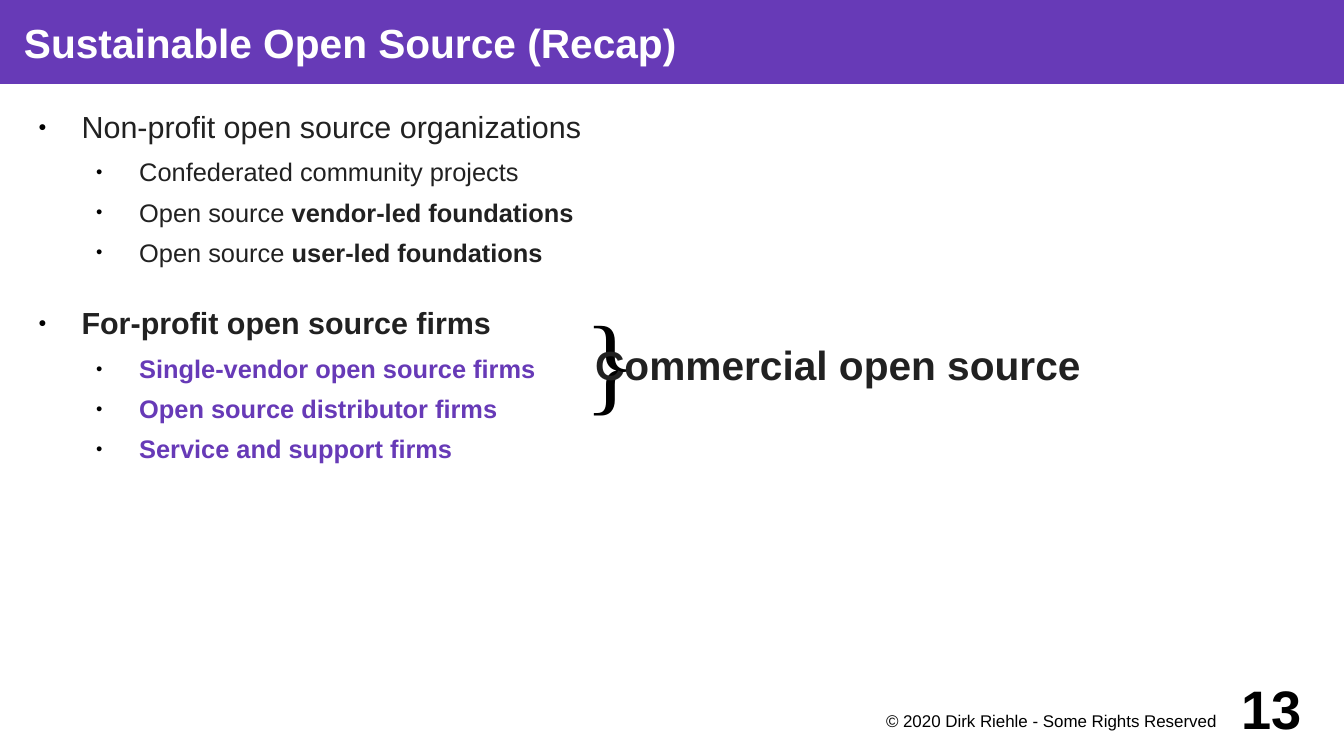
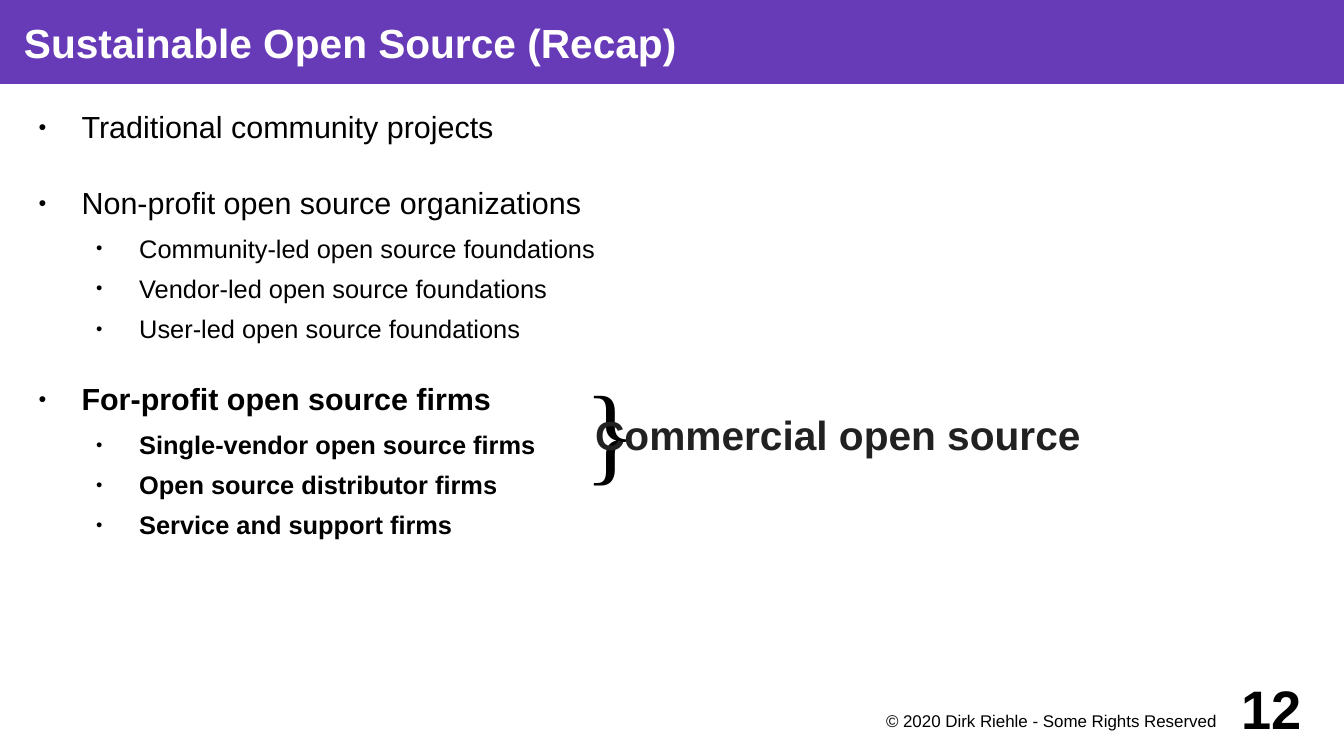
Before and after one commit to dirkriehle/coss-course, a slide deck: slide 12 of Lecture slides/COSS C03 - Commercial Open Source.odp (slide 13 before the commit). Drawn at 1344x756 pixels with LibreOffice and Linux fonts; fonts in the diff are those of the drawing. Boxes give left, top, right and bottom in pixels: in the first picture for what was removed or moved away, otherwise in the second. Text is boxed around its words. In the diff, an @@ line names an element or a change of style, - is before the commit and + after.

Commit message:
Post-talk fixes do C03 Commercial Open Source

```diff
--- a/Lecture slides/COSS C03 - Commercial Open Source.odp
+++ b/Lecture slides/COSS C03 - Commercial Open Source.odp
@@ text at <box>82,116,494,144</box>: paragraph added @@
+● Traditional community projects
@@ text at <box>82,192,581,540</box>: text colour #212121 to #000000 in "Non-profit open source organizations", "For-profit open source firms"; text colour #673AB7 to #000000 in "Single-vendor open source firms", "Open source distributor firms", "Service and support firms" @@
@@ text at <box>139,239,595,343</box>: text changed; text colour #212121 to #000000 @@
-  ● Confederated community projects
-  ● Open source vendor-led foundations
-  ● Open source user-led foundations
+  ● Community-led open source foundations
+  ● Vendor-led open source foundations
+  ● User-led open source foundations
@@ text "}": place and size @@
-text "}" at <box>528,181,694,538</box>
+text "}" at <box>528,250,694,607</box>
@@ text "Commercial open source": place and size @@
-text "Commercial open source" at <box>595,348,1080,388</box>
+text "Commercial open source" at <box>595,418,1080,458</box>
@@ page number at <box>1242,691,1302,729</box>: text changed @@
-13
+12
```
Also in this commit, not shown: 20 other slides changed, 3 slides removed, 2 other files.
